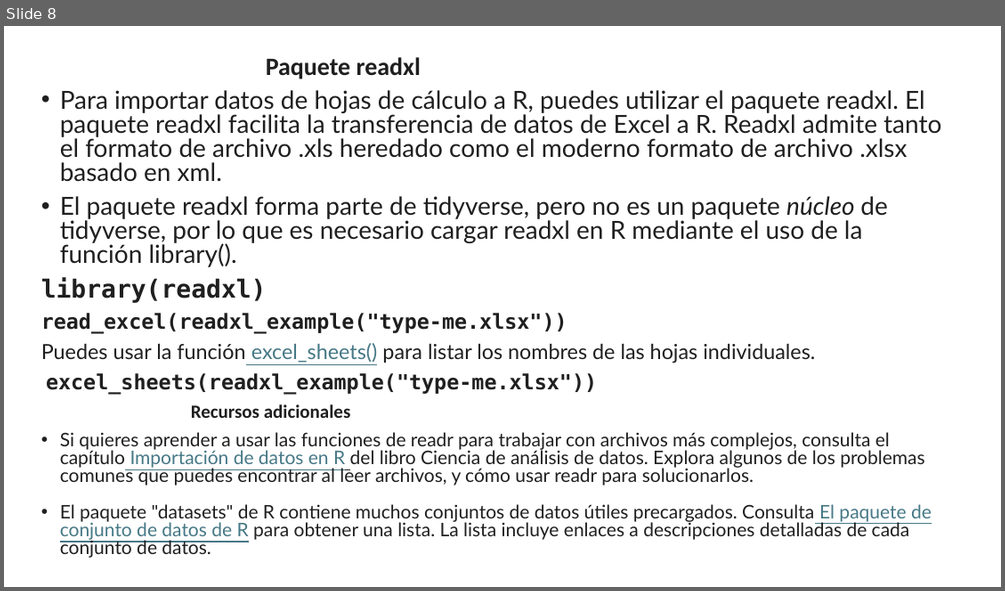
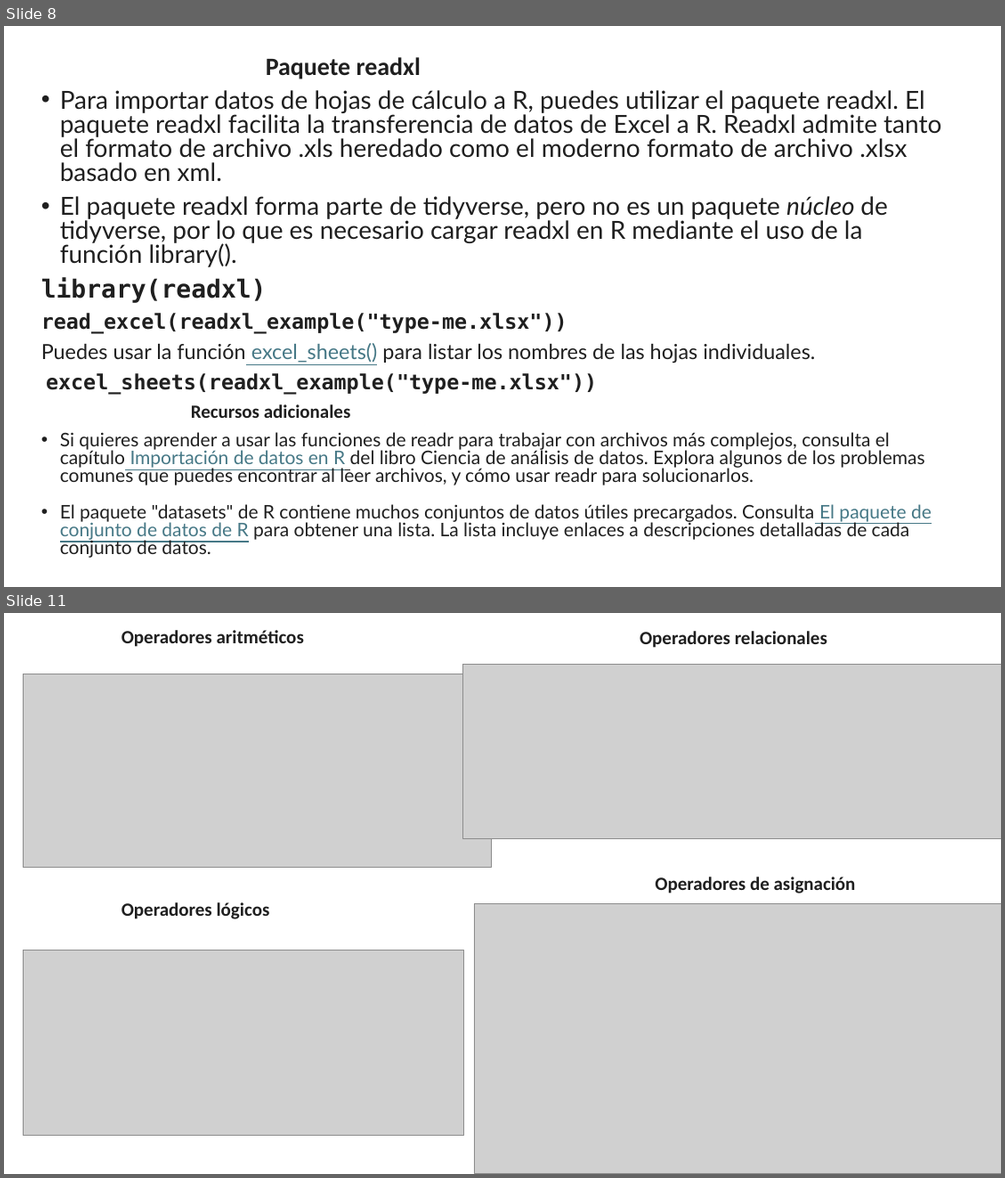
Before and after one commit to megath12/Data_Analysis_Google, a slide deck: 7_2_AnalisisD_programando_R.pptx. Shown one above the other, each under a label of ours: slide 8 before the commit, slides 8 and 11 after it; the slides between them are not shown. The pictures are 1005x591 and 1005x1178 pixels, drawn with LibreOffice and Linux fonts; fonts in the diff are those of the drawing; grey boxes stand for pictures. Boxes give left, top, right and bottom in pixels: in the first picture for what was removed or moved away, otherwise in the second. Text is boxed around its words. In the diff, an @@ line names an element or a change of style, - is before the commit and + after.

```diff
--- a/7_2_AnalisisD_programando_R.pptx
+++ b/7_2_AnalisisD_programando_R.pptx
@@ slide 11 added at (4,613,1001,1174), background #FFFFFF @@
@@ text added at (121,630,304,647), 18 pt, text #1F1F1F, bold @@
+Operadores aritméticos
@@ text added at (639,631,827,648), 18 pt, text #1F1F1F, bold @@
+Operadores relacionales
@@ picture added at (462,664,1001,839) @@
@@ picture added at (24,674,491,868) @@
@@ text added at (655,876,856,893), 18 pt, text #1F1F1F, bold @@
+Operadores de asignación
@@ text added at (121,902,270,919), 18 pt, text #1F1F1F, bold @@
+Operadores lógicos
@@ picture added at (474,904,1001,1173) @@
@@ picture added at (24,950,464,1135) @@
```
Also in this commit, not shown: 3 other slides added, 1 slide removed, 2 other files.
